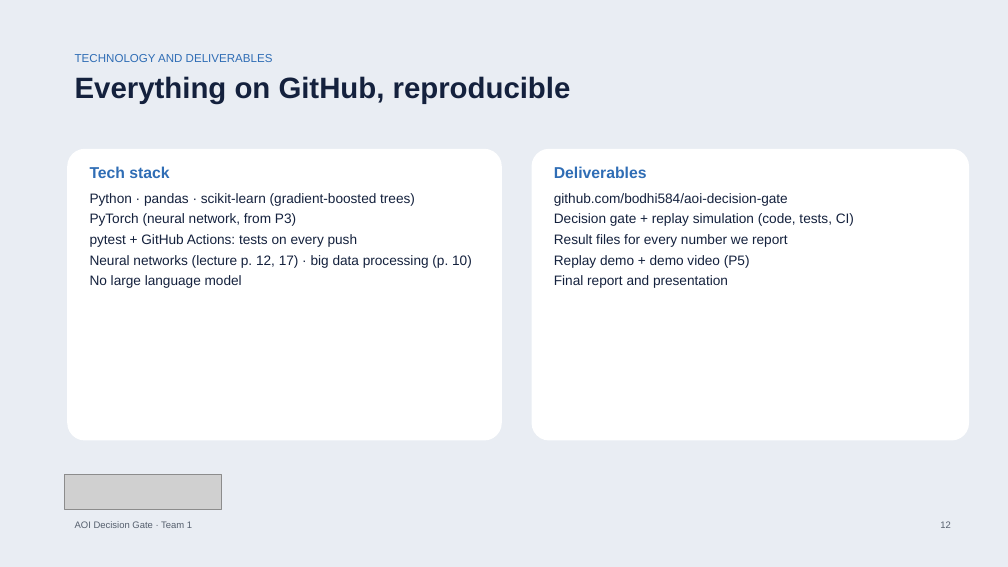
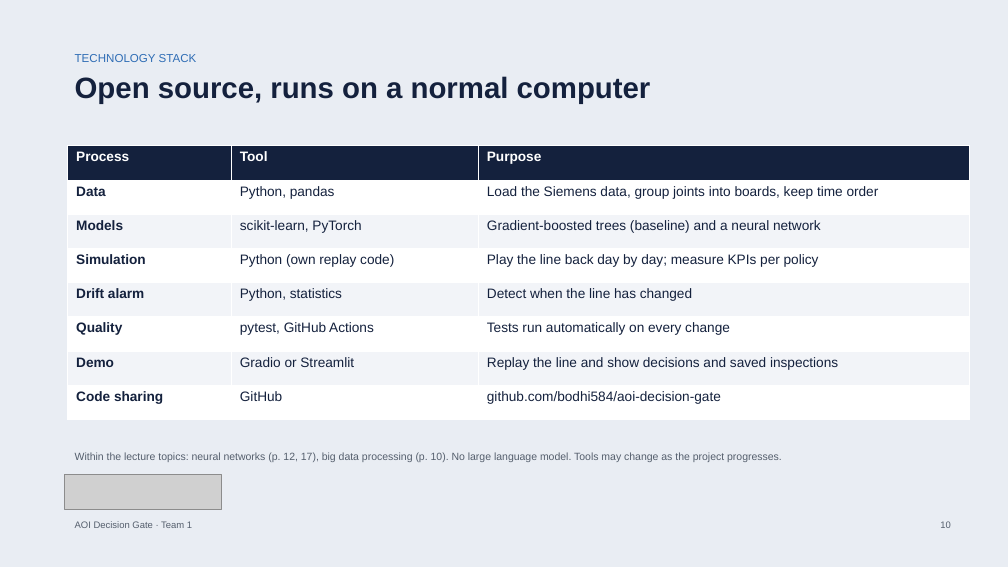
Before and after one commit to bodhi584/aoi-decision-gate, a slide deck: slide 10 of docs/slides_revised_topic.pptx (slide 12 before the commit). Drawn at 1008x567 pixels with LibreOffice and Linux fonts; fonts in the diff are those of the drawing; grey boxes stand for pictures. Boxes give left, top, right and bottom in pixels: in the first picture for what was removed or moved away, otherwise in the second. Text is boxed around its words. In the diff, an @@ line names an element or a change of style, - is before the commit and + after.

Commit message:
Slides: all proposal sections (scope, goals, tech stack, MVP, plan, team, timeline, outcomes, bill of materials, risks)

```diff
--- a/docs/slides_revised_topic.pptx
+++ b/docs/slides_revised_topic.pptx
@@ text at (x1=75, y1=54, x2=197, y2=62): text changed @@
-TECHNOLOGY AND DELIVERABLES
+TECHNOLOGY STACK
@@ text at (x1=75, y1=76, x2=651, y2=104): text changed @@
-Everything on GitHub, reproducible
+Open source, runs on a normal computer
@@ rounded rectangle removed at (x1=67, y1=149, x2=502, y2=441) @@
@@ table added at (x1=67, y1=146, x2=970, y2=420), 8 rows, 3 columns @@
+Process | Tool | Purpose
+Data | Python, pandas | Load the Siemens data, group joints into boards, keep time order
+Models | scikit-learn, PyTorch | Gradient-boosted trees (baseline) and a neural network
+Simulation | Python (own replay code) | Play the line back day by day; measure KPIs per policy
+Drift alarm | Python, statistics | Detect when the line has changed
+Quality | pytest, GitHub Actions | Tests run automatically on every change
+Demo | Gradio or Streamlit | Replay the line and show decisions and saved inspections
+Code sharing | GitHub | github.com/bodhi584/aoi-decision-gate
@@ rounded rectangle removed at (x1=532, y1=149, x2=969, y2=441) @@
@@ text removed at (x1=90, y1=166, x2=169, y2=178) @@
-Tech stack
@@ text removed at (x1=554, y1=166, x2=647, y2=178) @@
-Deliverables
@@ text removed at (x1=90, y1=193, x2=472, y2=288) @@
-Python · pandas · scikit-learn (gradient-boosted trees)
-PyTorch (neural network, from P3)
-pytest + GitHub Actions: tests on every push
-Neural networks (lecture p. 12, 17) · big data processing (p. 10)
-No large language model
@@ text removed at (x1=554, y1=193, x2=854, y2=288) @@
-github.com/bodhi584/aoi-decision-gate
-Decision gate + replay simulation (code, tests, CI)
-Result files for every number we report
-Replay demo + demo video (P5)
-Final report and presentation
@@ text added at (x1=75, y1=452, x2=782, y2=462), 10 pt, text #555F6D @@
+Within the lecture topics: neural networks (p. 12, 17), big data processing (p. 10). No large language model. Tools may change as the project progresses.
```
Also in this commit, not shown: 9 other slides changed, 8 slides added, 1 slide removed, 1 other file.
